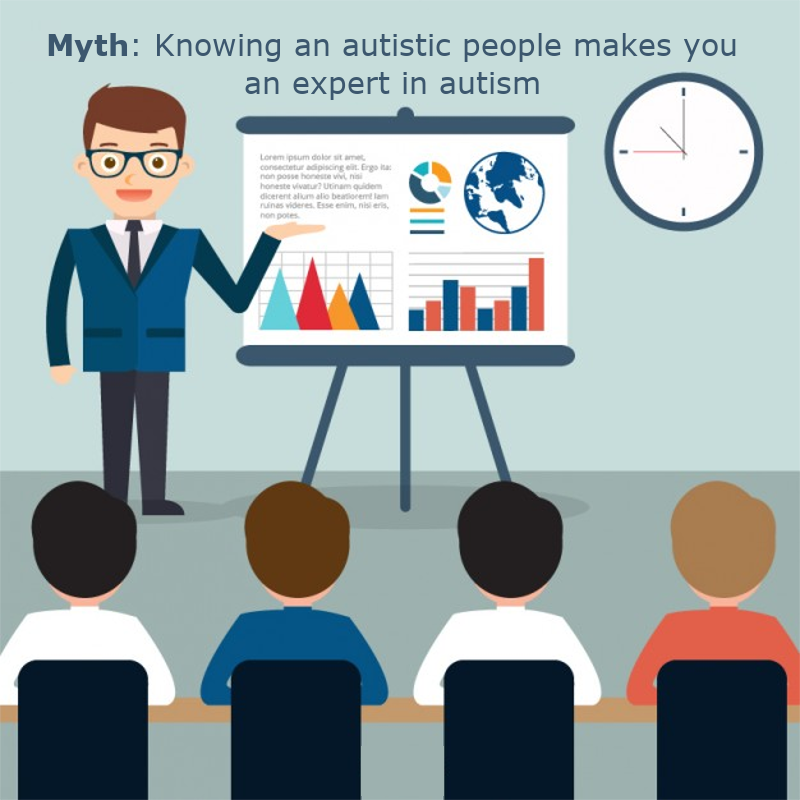
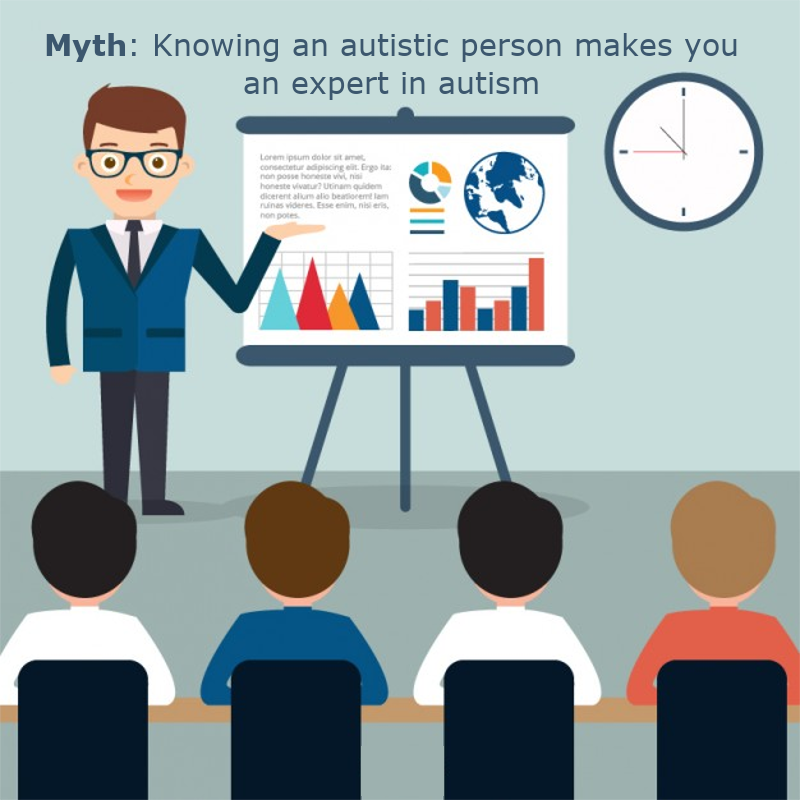
The second 800×800 image is a revision of the first. Changes to its layers:
renamed "Myth: Knowing an autistic peop..." to "Myth: Knowing an autistic pers...", painted on it over [46, 33, 737, 100]
